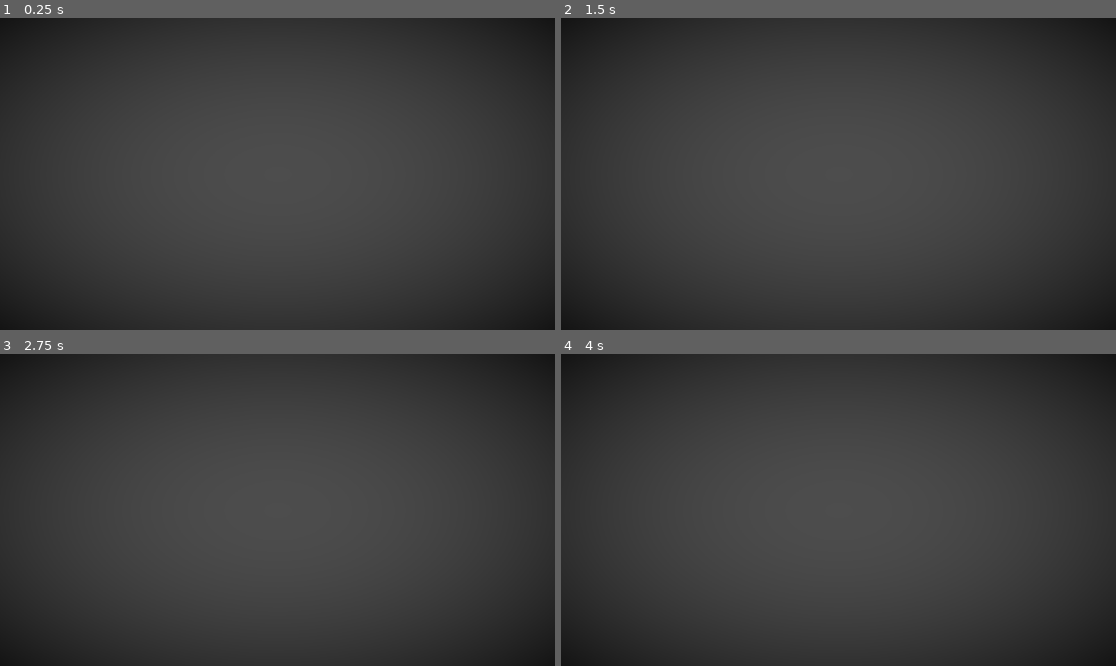
Above: before the commit, frames 1-4 (two rows, left to right).
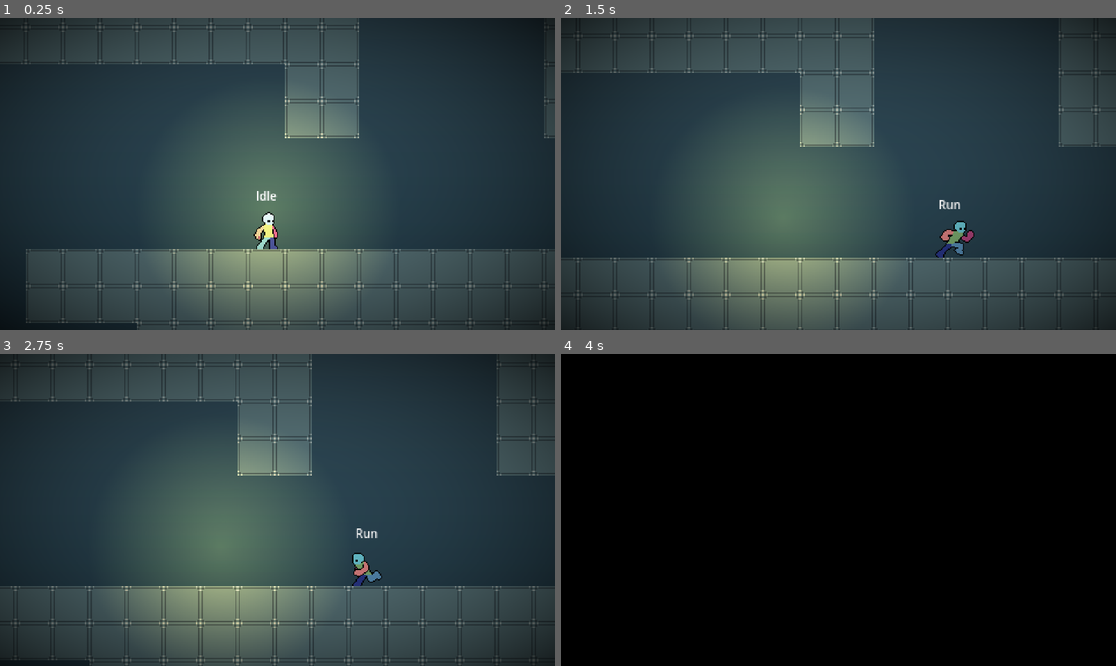
Above: after the commit, the same moments.

Repository: TianJunShi1/harry-forge
Game: Godot game, scene res://main.tscn
The game is run twice, just before and just after one commit, with the same random seed, the same clock (stepped at 60 frames per second) and the same inputs.
Inputs (mouse positions are in pixels of both pictures, inside the frame that each line leads up to):
- Up to frame 1 (0.25 s): no input
- Up to frame 2 (1.5 s): move the mouse to (960, 158) at 0.52 s; hold D (right) from 0.53 s (still down); tap Shift (run) at 0.6, 1.35 s; tap Space (jump) at 0.77 s; move the mouse to (727, 189) at 1.27 s
- Up to frame 3 (2.75 s): tap Space (jump) at 1.52 s; move the mouse to (333, 441) at 2.02 s; release D (right) at 2.03 s; hold A (left) from 2.03 s (still down); tap Shift (run) at 2.1 s
- Up to frame 4 (4 s): move the mouse to (810, 572) at 2.77 s; release A (left) at 2.78 s; hold D (right) from 2.78 s (still down); tap Shift (run) at 2.85, 3.6 s; tap Space (jump) at 3.02, 3.77 s; move the mouse to (1005, 556) at 3.52 s

The runs differ from the first frame. In frame 1, 58% of the frame differs, in the area x 3-100%, y 0-100%; in frame 2, 57%; in frame 3, 57%; in frame 4, 100%, in the area x 0-100%, y 0-100%.

Commit message:
修复 01.tscn 格式损坏：将 Environment sub_resource 移到 ext_resource 之后
https://claude.ai/code/session_01Nep7k7bm9abyPcpCngC5Ws

Diff:
--- a/Level/00_chapter1/01.tscn
+++ b/Level/00_chapter1/01.tscn
@@ -1,11 +1,4 @@
 [gd_scene format=4 uid="uid://n23ibv17xmuk"]
-
-[sub_resource type="Environment" id="Environment_01"]
-background_mode = 5
-adjustment_enabled = true
-adjustment_brightness = 1.2
-adjustment_contrast = 1.05
-adjustment_saturation = 1.0
 
 [ext_resource type="TileSet" uid="uid://ttxdyeaie8lc" path="res://Level/tileset/Test_Block.tres" id="1_qyxhl"]
 [ext_resource type="PackedScene" uid="uid://dgjrbwlwhdtny" path="res://Player/player.tscn" id="2_6rgpo"]
@@ -15,6 +8,13 @@
 [ext_resource type="PackedScene" uid="uid://bmustsxwdgpm5" path="res://Npc/Npc_sample.tscn" id="6_lw3vo"]
 [ext_resource type="PackedScene" uid="uid://bj5m4npn23phg" path="res://general/level_transition/Level_transition.tscn" id="7_trans"]
 [ext_resource type="PackedScene" uid="uid://l6ibdstqceki" path="res://general/level_transition/spawn_point.tscn" id="8_spawn"]
+
+[sub_resource type="Environment" id="Environment_01"]
+background_mode = 5
+adjustment_enabled = true
+adjustment_brightness = 1.2
+adjustment_contrast = 1.05
+adjustment_saturation = 1.0
 
 [sub_resource type="Gradient" id="Gradient_e5u0v"]
 colors = PackedColorArray(0.0713, 0.17709997, 0.23, 1, 0.21600002, 0.312, 0.36, 1)
